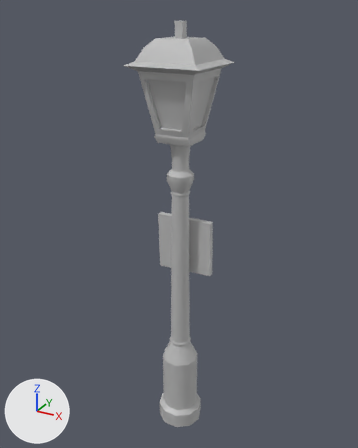
Two versions of the FBX model Source/Art/Industrial/StreetLight02.fbx, one commit apart.
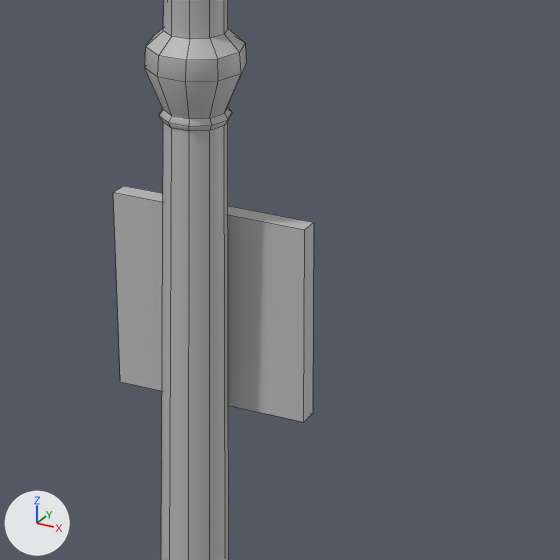
Each version is shown whole from a camera (50 mm lens) standing at (4.58, -8.4, 9.34) and looking at (-0.13, 0.18, 5.06), then close up on the part from 36% to 78% of the width and 36% to 70% of the height. The lights are fixed; the arrows at lower left show +X, +Y and +Z. The close-ups show mesh edges as thin lines. Where no turn or scale is listed for an object, it has been applied to the vertices.

Objects in the first close-up: 'StreetLight2'.
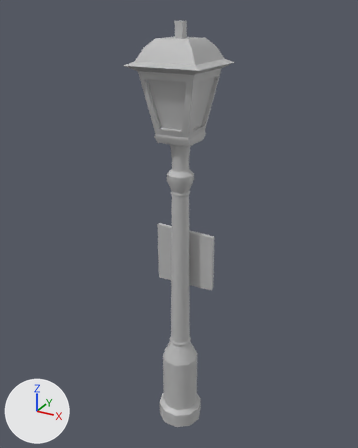
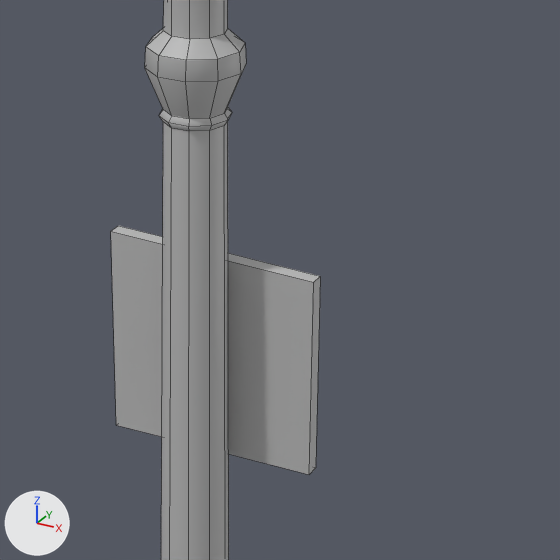
Edits to the bpy script that builds the scene:
```text
Change me_mesh:
    where me_mesh.from_pydata(...)  # 241 vertices, 236 faces; spans x -0.76..0.76, y -0.76..0.76, z 0.0..9.11
    used by ob_streetlight2; location = (0.0, 0.0, 0.0)
    me_mesh part 1
    me_mesh.vertices[233].co: (-0.61, 0.15, 3.94) -> (-0.67, 0.19, 3.59)  # pixel (120, 381) -> pixel (116, 425)
    me_mesh.vertices[234].co: (0.65, 0.15, 4.0) -> (0.67, 0.19, 3.62)  # pixel (303, 422) -> pixel (309, 474)
    me_mesh.vertices[235].co: (-0.65, 0.17, 5.2) -> (-0.67, 0.17, 4.94)  # pixel (113, 192) -> pixel (110, 231)
    me_mesh.vertices[236].co: (0.61, 0.17, 5.22) -> (0.67, 0.17, 4.9)  # pixel (304, 229) -> pixel (313, 282)
    me_mesh.vertices[237].co: (-0.65, 0.29, 5.19) -> (-0.67, 0.26, 4.94)  # pixel (123, 185) -> pixel (118, 225)
    me_mesh.vertices[238].co: (0.61, 0.29, 5.22) -> (0.67, 0.26, 4.91)  # pixel (313, 222) -> pixel (320, 276)
    me_mesh.vertices[239].co: (-0.61, 0.27, 3.94) -> (-0.67, 0.28, 3.59)
    me_mesh.vertices[240].co: (0.65, 0.27, 4.0) -> (0.67, 0.28, 3.62)  # pixel (312, 413) -> pixel (315, 467)
```

Changed parts and their boxes [x1, y1, x2, y2] in the close-ups (560 x 560 px; the box of a moved part takes in the faces that stretch with it):
'StreetLight2', reshaped: before [113, 0, 314, 560]; after [111, 0, 320, 560]
part 1 of me_mesh, moved or reshaped: before [113, 186, 314, 422]; after [111, 226, 320, 475]
